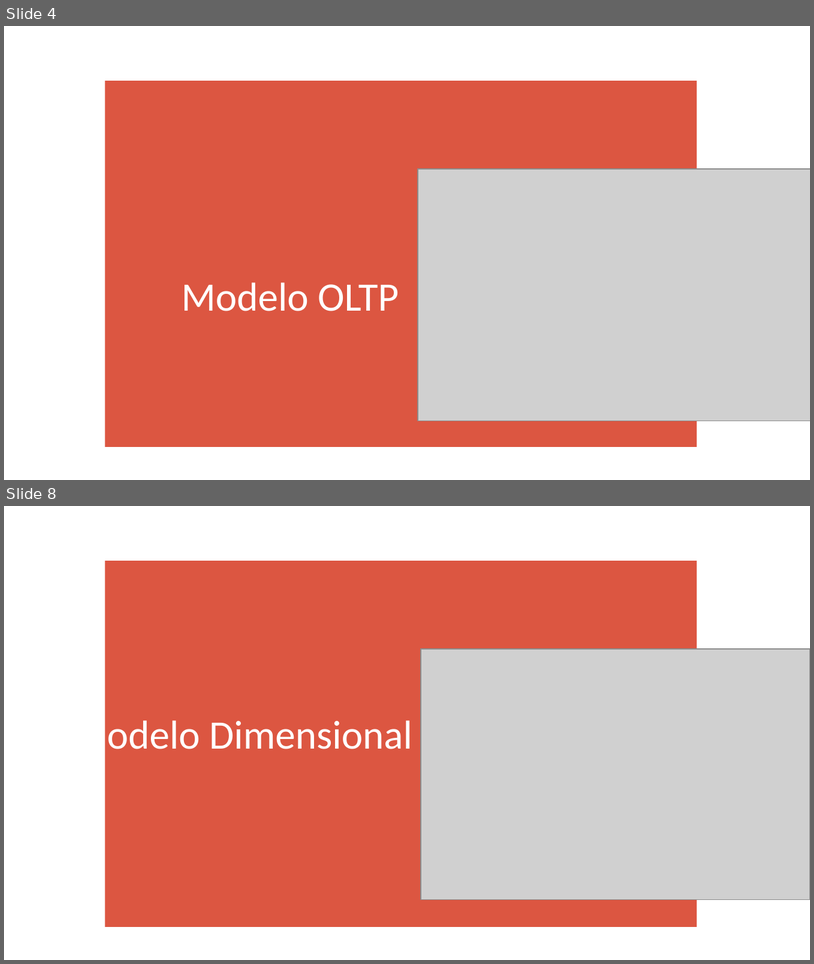
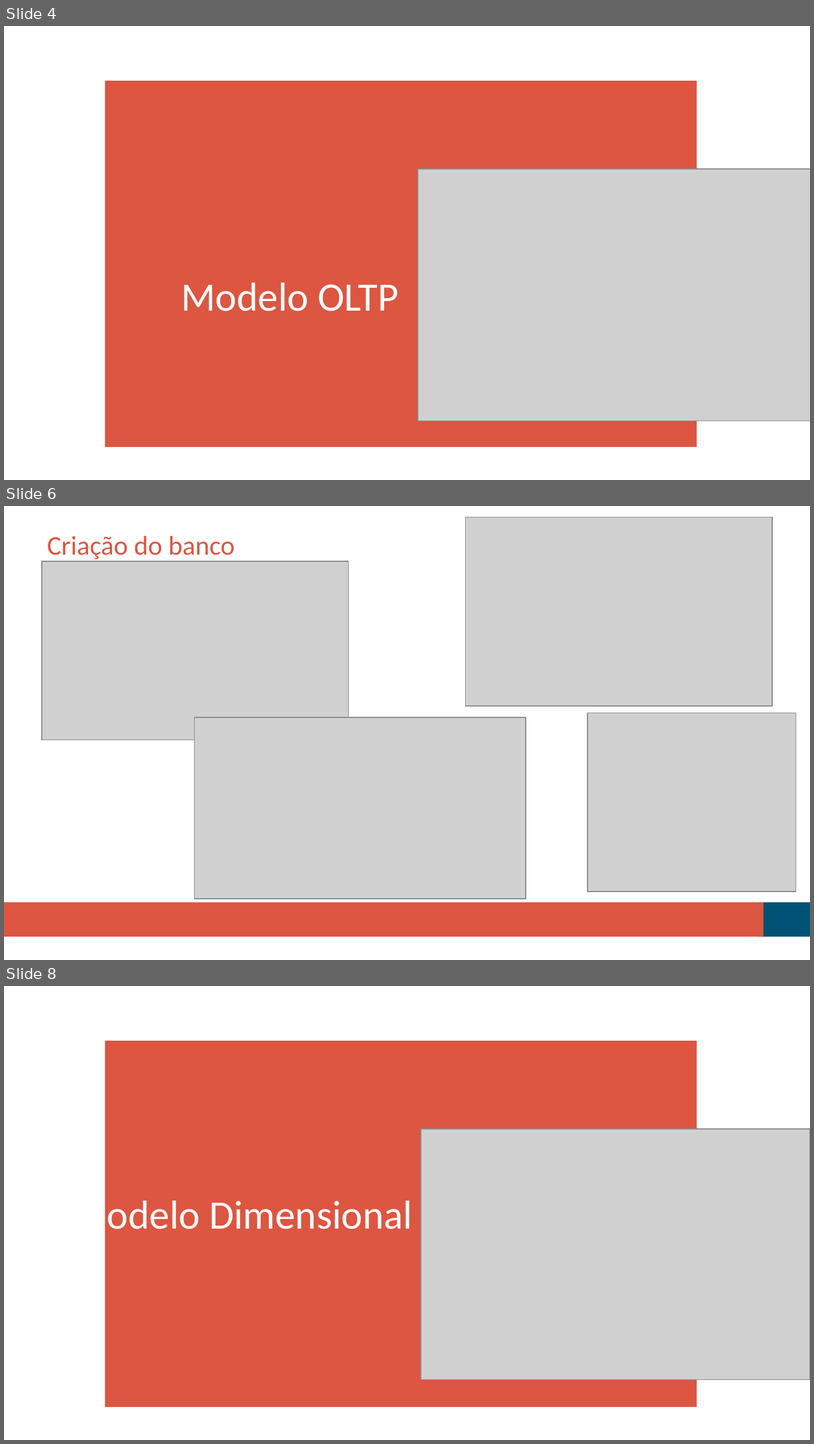
Before and after one commit to paulovsnts/Scouting_Football_Manager, a slide deck: Pitch_do_Projeto.pptx. Shown one above the other, each under a label of ours: slides 4 and 8 before the commit, slides 4, 6 and 8 after it; the slides between them are not shown. The pictures are 814x964 and 814x1444 pixels, drawn with LibreOffice and Linux fonts; fonts in the diff are those of the drawing; grey boxes stand for pictures. Boxes give left, top, right and bottom in pixels: in the first picture for what was removed or moved away, otherwise in the second. Text is boxed around its words. In the diff, an @@ line names an element or a change of style, - is before the commit and + after.

```diff
--- a/Pitch_do_Projeto.pptx
+++ b/Pitch_do_Projeto.pptx
@@ slide 6 added at (4, 506, 810, 960), background #FFFFFF @@
@@ picture added at (465, 517, 773, 706) @@
@@ title added at (47, 536, 235, 562), 24 pt, text #DC5641 @@
+Criação do banco
@@ picture added at (42, 562, 349, 740) @@
@@ picture added at (194, 717, 526, 899) @@
@@ picture added at (588, 712, 796, 891) @@
@@ rectangle added at (4, 902, 764, 937), fill #DC5641 @@
@@ rectangle added at (758, 902, 810, 937), fill #005375 @@
```
Also in this commit, not shown: 1 slide changed, 6 other slides added, 3 slides removed, 4 other files.
